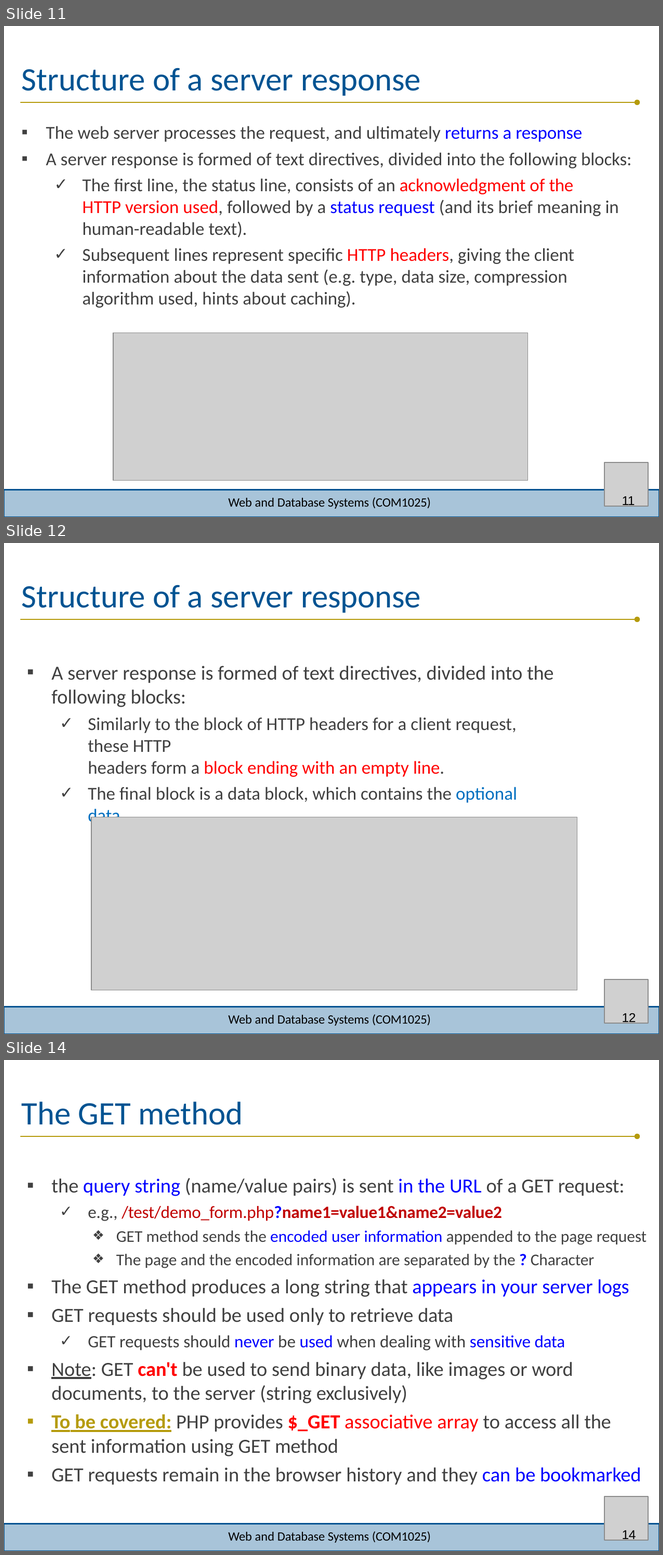
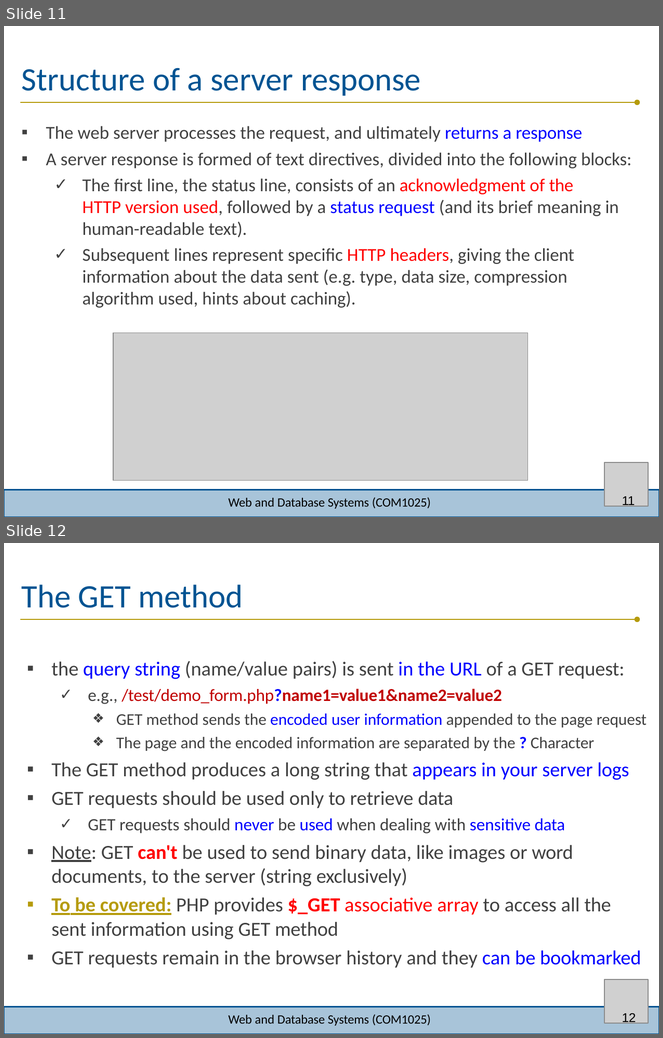
Before and after one commit to joeappleton18/WEB-AND-DATABASE-SYSTEMS, a slide deck: week-8/lecture/lecture.pptx. Shown one above the other, each under a label of ours: slides 11, 12 and 14 before the commit, slides 11 and 12 after it; the slides between them are not shown. The pictures are 663x1555 and 663x1038 pixels, drawn with LibreOffice and Linux fonts; fonts in the diff are those of the drawing; grey boxes stand for pictures; background and template pictures are left out. Boxes give left, top, right and bottom in pixels: in the first picture for what was removed or moved away, otherwise in the second. Text is boxed around its words. In the diff, an @@ line names an element or a change of style, - is before the commit and + after.

```diff
--- a/week-8/lecture/lecture.pptx
+++ b/week-8/lecture/lecture.pptx
@@ slide 12 removed at box(4, 543, 659, 1034), background #FFFFFF; not listed: 3 template elements that a slide beside it also shows @@
@@ title removed at box(22, 585, 421, 613) @@
-Structure of a server response
@@ text removed at box(51, 666, 554, 827) @@
-▪ A server response is formed of text directives, divided into the following blocks:
-  ✓ Similarly to the block of HTTP headers for a client request, these HTTP
-headers form a block ending with an empty line.
-  ✓ The final block is a data block, which contains the optional data.
@@ picture removed at box(91, 818, 577, 991) @@
@@ picture removed at box(605, 980, 649, 1024) @@
@@ text removed at box(228, 1015, 431, 1026) @@
-Web and Database Systems (COM1025)
@@ page number removed at box(622, 1014, 636, 1024) @@
-12
@@ what was slide 14 is now slide 12 @@
@@ page number at box(622, 1014, 636, 1024): text changed @@
-14
+12
```
Also in this commit, not shown: 19 slides changed, 6 other slides removed.
